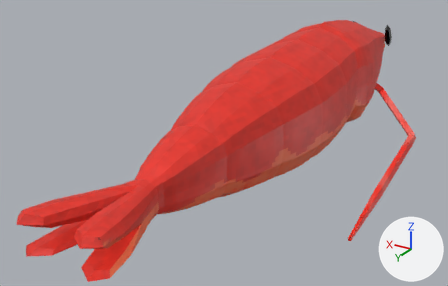
The Blender file assets/shrimp.blend: old version first, new version second.
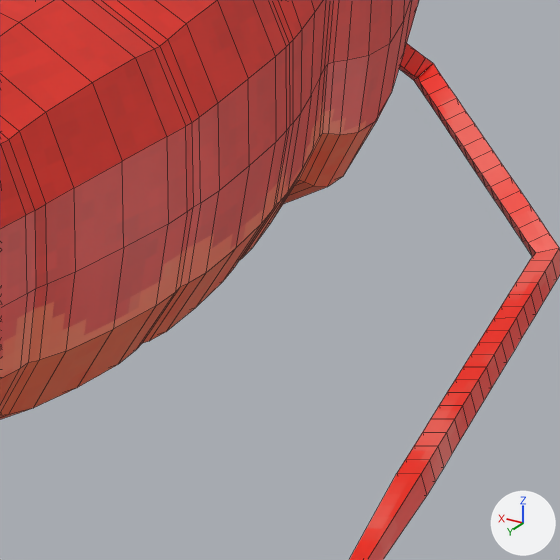
There are two pictures of each version: one whole from a camera (50 mm lens) standing at (-0.854, 2.247, 0.7) and looking at (0.156, 0.562, -0.142), one close up on the part from 61% to 93% of the width and 25% to 74% of the height. The lights are fixed; the arrows at lower right show +X, +Y and +Z. The last two pictures show the newer version. The close-ups show mesh edges as thin lines.

Before the edit, the objects in view are built like this:
```python
me_cube = bpy.data.meshes.new('Cube')
me_cube.from_pydata(...)  # 36 vertices, 34 faces; spans x -0.029..0.013, y -0.083..0.008, z -0.156..0.007
me_cube.materials.append(mat_legs)  # picture img_legs
me_cube_002 = bpy.data.meshes.new('Cube.002')
me_cube_002.from_pydata(...)  # 125 vertices, 100 faces; spans x -0.01..0.2, y -0.67..1.56, z -0.23..0.21
me_cube_002.materials.append(mat_material_001)  # picture img_shrimp_tex
me_cube_004 = bpy.data.meshes.new('Cube.004')
me_cube_004.from_pydata(...)  # 152 vertices, 150 faces; spans x -0.013..0.253, y -0.069..0.817, z -0.285..0.009
me_cube_004.materials.append(mat_legs)  # picture img_legs
ob_cube = bpy.data.objects.new('Cube', me_cube_002)
ob_cube.location = (0.0, 0.0, 0.0)
_m = ob_cube.modifiers.new('Subdivision', 'SUBSURF')
_m.levels = 0
_m.render_levels = 1
_m = ob_cube.modifiers.new('Mirror', 'MIRROR')
ob_legs = bpy.data.objects.new('legs', me_cube)
ob_legs.parent = ob_cube
ob_legs.location = (0.128, 0.246, -0.164)
_m = ob_legs.modifiers.new('Array', 'ARRAY')
_m.count = 3
_m.relative_offset_displace = (-0.26, 0.59, 0.0)
_m = ob_legs.modifiers.new('Shrinkwrap', 'SHRINKWRAP')
_m.wrap_mode = 'OUTSIDE'
_m.target = ob_cube
ob_whisker = bpy.data.objects.new('whisker', me_cube_004)
ob_whisker.parent = ob_cube
ob_whisker.location = (0.0742, -0.281, -0.115)
_m = ob_whisker.modifiers.new('Mirror', 'MIRROR')
_m.mirror_object = ob_cube
```
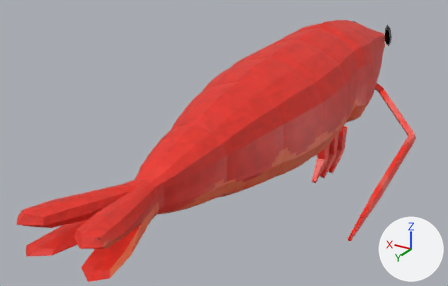
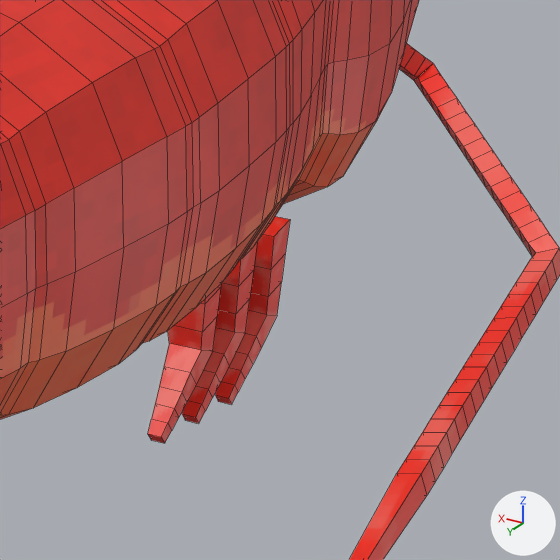
The edits, one by one:
Object 'legs' (ob_legs) gains a MIRROR modifier named 'Mirror'.
Modifier setting: mirror_object = ob_cube.

Changed parts and their boxes [x1, y1, x2, y2] in the close-ups (560 x 560 px):
'legs', modifiers changed (not visible before)
    after: [148, 216, 290, 443]
